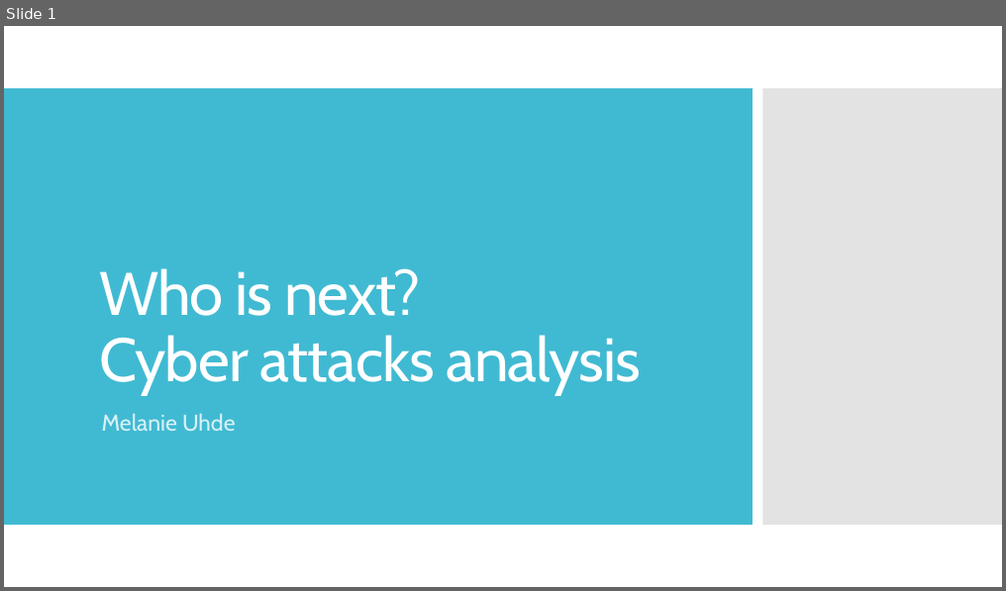
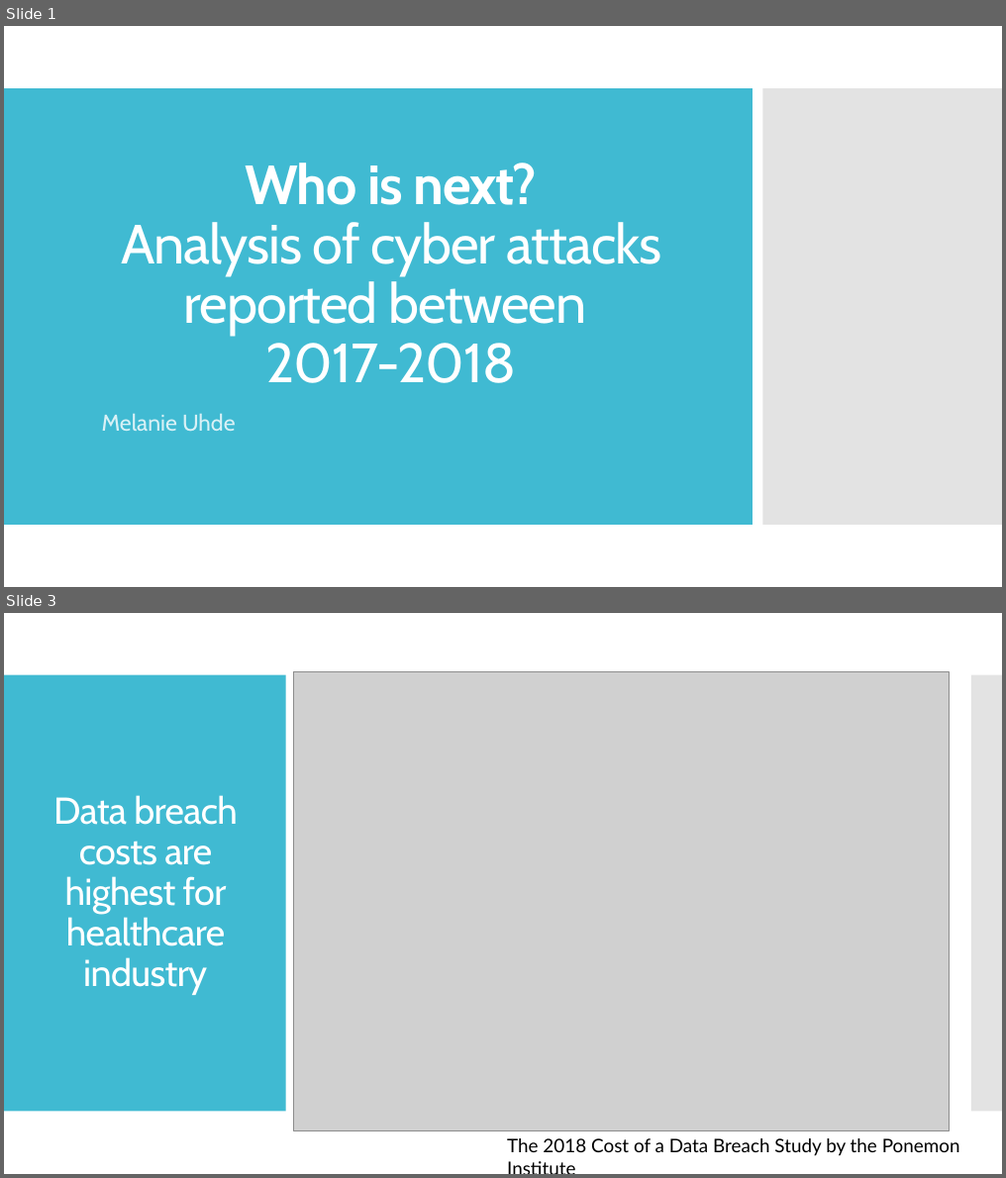
Before and after one commit to MelanieU/cyberattacks_in_healthcare, a slide deck: Analysis/hackmageddon_presentation.pptx. Shown one above the other, each under a label of ours: slide 1 before the commit, slides 1 and 3 after it; the slides between them are not shown. The pictures are 1006x591 and 1006x1178 pixels, drawn with LibreOffice and Linux fonts; fonts in the diff are those of the drawing; grey boxes stand for pictures. Boxes give left, top, right and bottom in pixels: in the first picture for what was removed or moved away, otherwise in the second. Text is boxed around its words. In the diff, an @@ line names an element or a change of style, - is before the commit and + after.

```diff
--- a/Analysis/hackmageddon_presentation.pptx
+++ b/Analysis/hackmageddon_presentation.pptx
@@ slide 3 added at (x1=4, y1=613, x2=1002, y2=1174), background #FFFFFF @@
@@ rectangle added at (x1=4, y1=675, x2=286, y2=1112), fill #40BAD2 @@
@@ picture added at (x1=294, y1=672, x2=948, y2=1131) @@
@@ rectangle added at (x1=971, y1=675, x2=1002, y2=1112), fill #C8C8C8 at 50% opacity @@
@@ title added at (x1=54, y1=795, x2=238, y2=995), 36 pt, text #FFFFFF @@
+Data breach costs are highest for healthcare industry
@@ text added at (x1=507, y1=1139, x2=960, y2=1157), 18 pt, text #000000 @@
+The 2018 Cost of a Data Breach Study by the Ponemon Institute
@@ slide 1 changed as well @@
@@ title at (x1=121, y1=163, x2=662, y2=383): text changed; size 59 to 53.1 pt @@
-Who is next?
-Cyber attacks analysis
+Who is next?
+Analysis of cyber attacks reported between
+2017-2018
```
Also in this commit, not shown: 11 other slides added, 6 slides removed.
